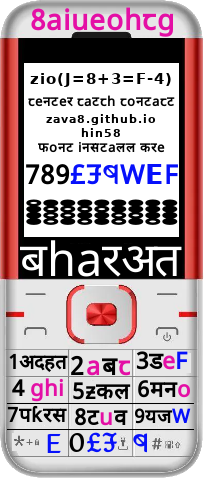
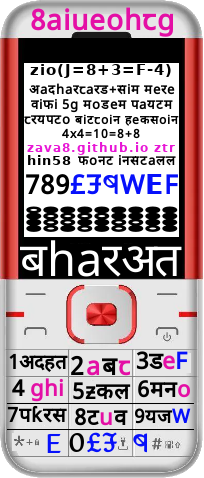
Revision of a layered 204×478 image; what changed, layer by layer:
painted on "zio" over box(24, 64, 179, 232)
